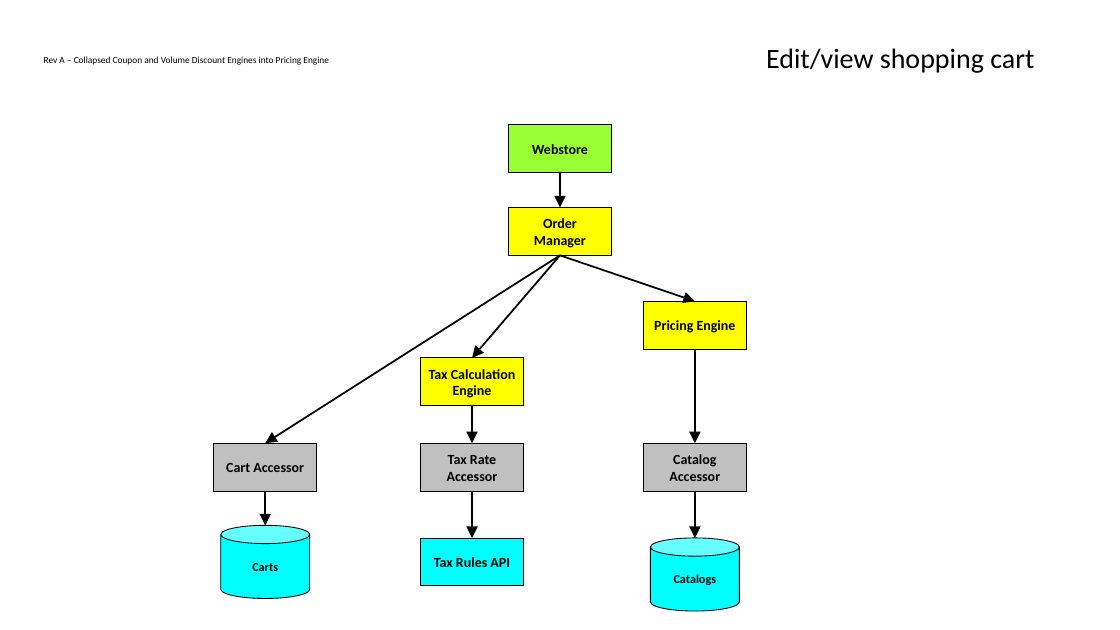
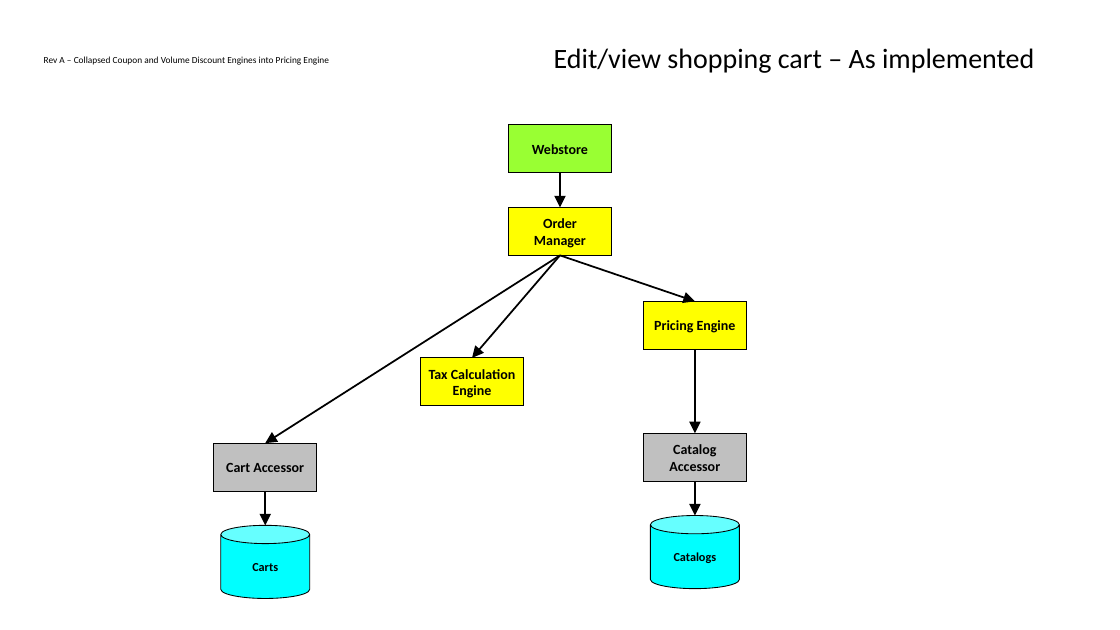
Before and after one commit to rsimosa/ecommerce, a slide deck: slide 19 of DPLRef.eCommerce/_Documentation/Design/eCommerce Architecture Process Rev D.pptx (slide 18 before the commit). Drawn at 1120x630 pixels with LibreOffice and Linux fonts; fonts in the diff are those of the drawing; background and template pictures are left out. Boxes give left, top, right and bottom in pixels: in the first picture for what was removed or moved away, otherwise in the second. Text is boxed around its words. In the diff, an @@ line names an element or a change of style, - is before the commit and + after.

Commit message:
Move Rev D of architecture powerpoint to the Design folder under _Documentation

```diff
--- a/DPLRef.eCommerce/_Documentation/Design/eCommerce Architecture Process Rev D.pptx
+++ b/DPLRef.eCommerce/_Documentation/Design/eCommerce Architecture Process Rev D.pptx
@@ title at bbox=[554, 48, 1034, 73]: text changed @@
-Edit/view shopping cart
+Edit/view shopping cart – As implemented
@@ arrow moved from (695, 350) - (695, 444) to (695, 350) - (695, 434) @@
@@ arrow removed from (472, 406) to (472, 444) @@
@@ rectangle removed at bbox=[420, 444, 523, 492] @@
-Tax Rate Accessor
@@ rectangle "Catalog Accessor": place and size @@
-rectangle "Catalog Accessor" at bbox=[644, 444, 747, 492]
+rectangle "Catalog Accessor" at bbox=[644, 434, 747, 481]
@@ arrow removed from (472, 492) to (472, 538) @@
@@ arrow moved from (695, 492) - (695, 538) to (695, 481) - (695, 516) @@
@@ rectangle removed at bbox=[420, 538, 523, 586] @@
-Tax Rules API
@@ cylinder "Catalogs": place and size @@
-cylinder "Catalogs" at bbox=[650, 538, 739, 611]
+cylinder "Catalogs" at bbox=[650, 516, 739, 589]
```
Also in this commit, not shown: 2 slides added, 2 other files.
